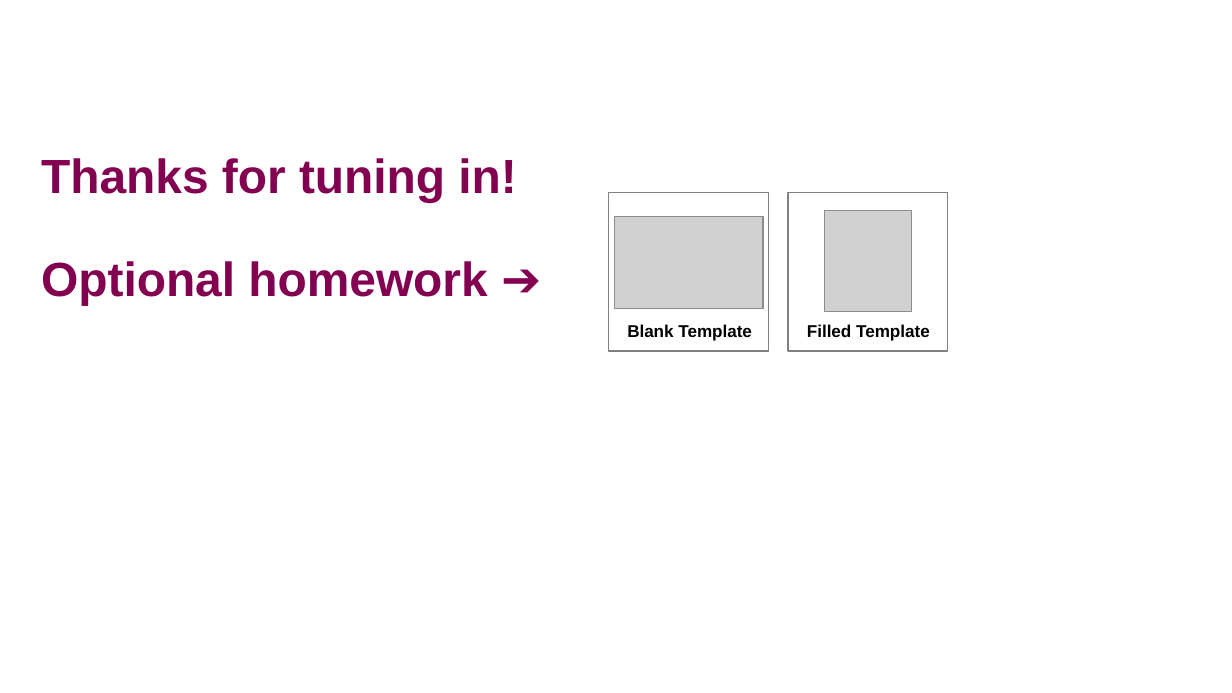
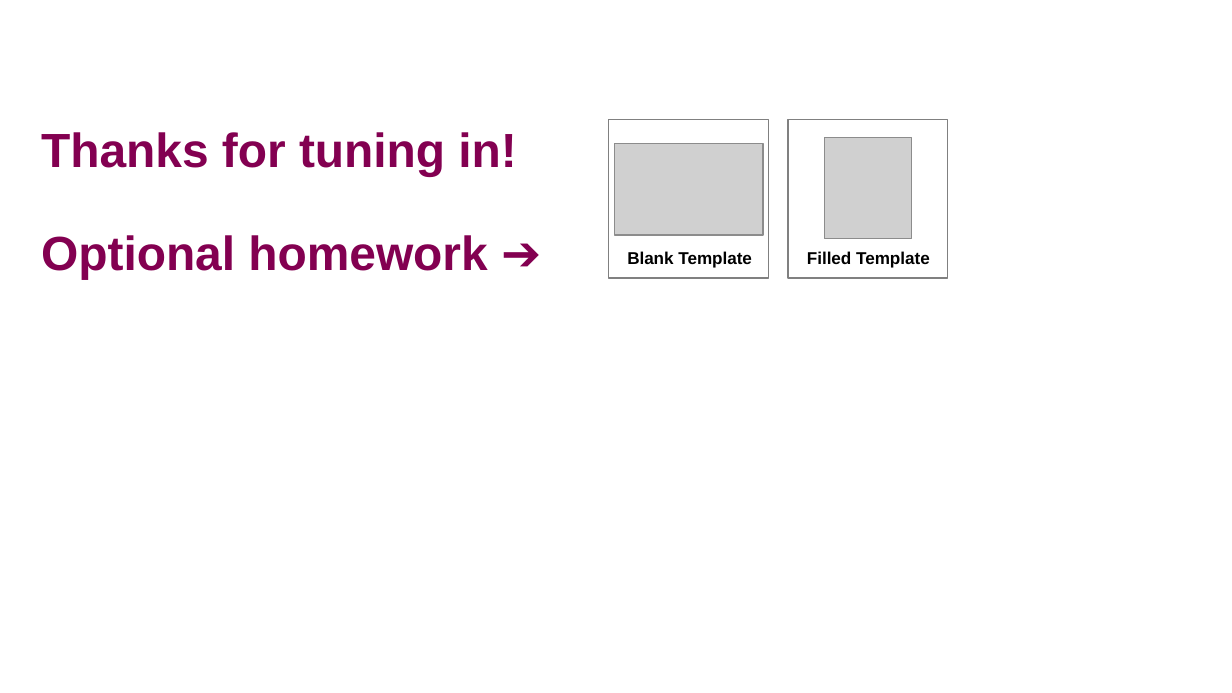
Before and after one commit to rkhetani/beginners-python, a slide deck: slide 22 of session_two/session_two_presentation.pptx. Drawn at 1232x693 pixels with LibreOffice and Linux fonts; fonts in the diff are those of the drawing; grey boxes stand for pictures; background and template pictures are left out. Boxes give left, top, right and bottom in pixels: in the first picture for what was removed or moved away, otherwise in the second. Text is boxed around its words. In the diff, an @@ line names an element or a change of style, - is before the commit and + after.

```diff
--- a/session_two/session_two_presentation.pptx
+++ b/session_two/session_two_presentation.pptx
@@ title "Thanks for tuning in! Optional ...": place and size @@
-title "Thanks for tuning in! Optional ..." at box(41, 158, 516, 305)
+title "Thanks for tuning in! Optional ..." at box(41, 132, 516, 279)
@@ rectangle: place and size @@
-rectangle at box(609, 192, 769, 351)
+rectangle at box(609, 120, 769, 278)
@@ rectangle: place and size @@
-rectangle at box(788, 192, 949, 351)
+rectangle at box(788, 120, 949, 278)
@@ 2 pictures, 2 texts: place and size @@
-2 pictures, 2 texts at box(615, 211, 930, 341)
+2 pictures, 2 texts at box(615, 137, 930, 268)
```
Also in this commit, not shown: 2 other slides changed.
